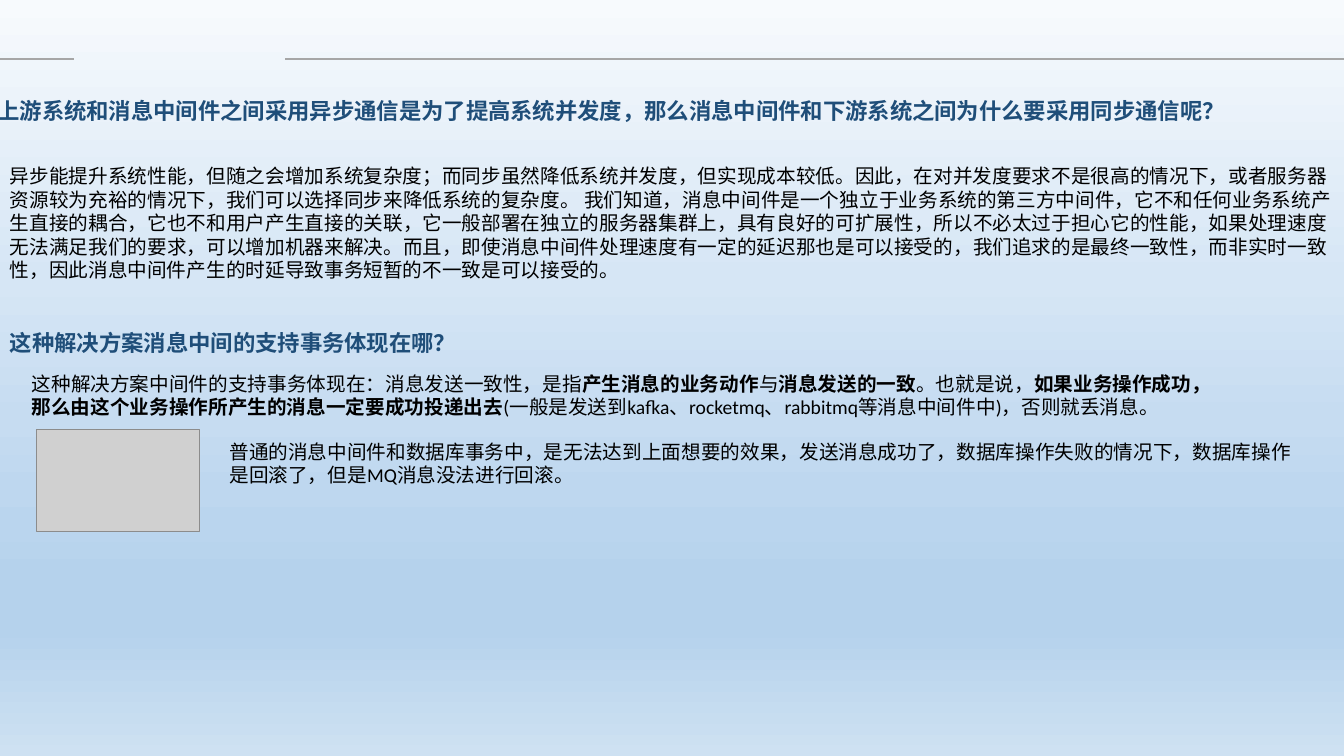
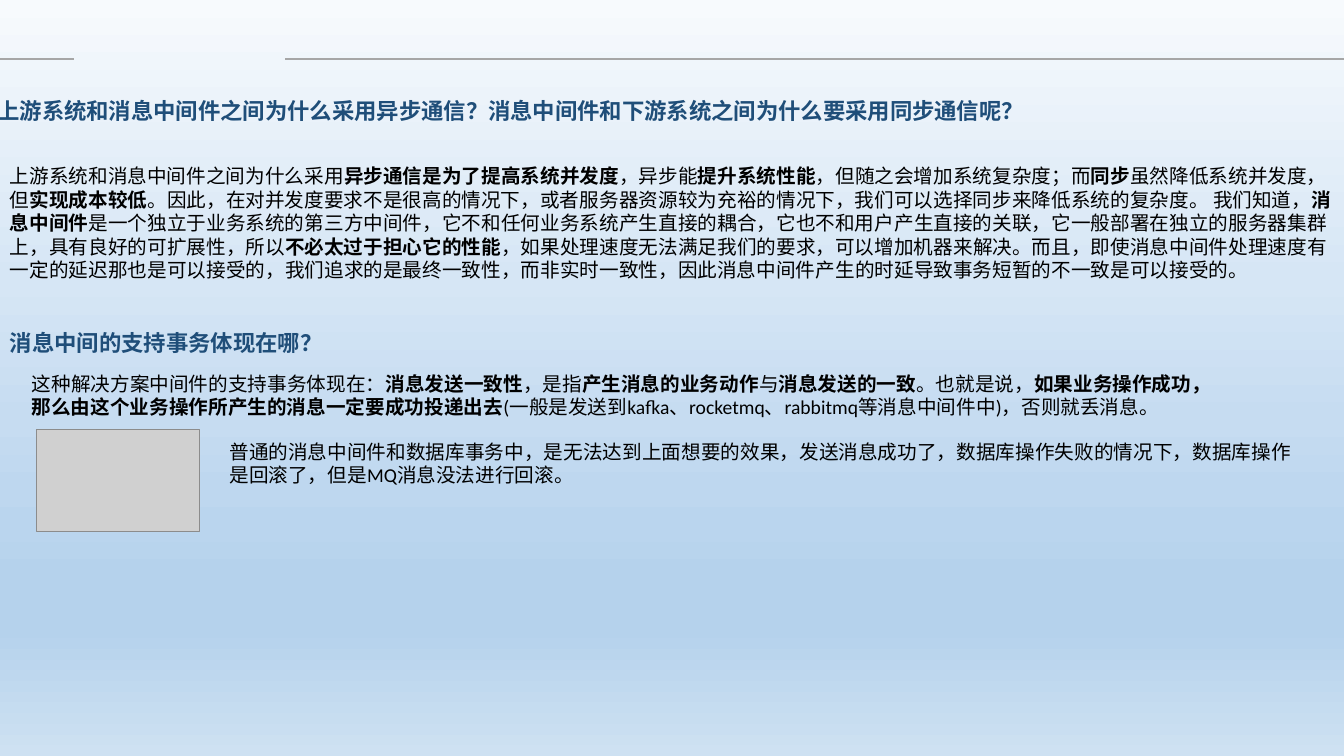
Before and after one commit to Heffie199/zhao_Note, a slide deck: slide 8 of 分布式事务的解决方案 .pptx. Drawn at 1344x756 pixels with LibreOffice and Linux fonts; fonts in the diff are those of the drawing; grey boxes stand for pictures; background and template pictures are left out. Boxes give left, top, right and bottom in pixels: in the first picture for what was removed or moved away, otherwise in the second. Text is boxed around its words. In the diff, an @@ line names an element or a change of style, - is before the commit and + after.

```diff
--- a/分布式事务的解决方案 .pptx
+++ b/分布式事务的解决方案 .pptx
@@ text at (0,100,1024,121): text changed @@
-上游系统和消息中间件之间采用异步通信是为了提高系统并发度，那么消息中间件和下游系统之间为什么要采用同步通信呢？
+上游系统和消息中间件之间为什么采用异步通信？消息中间件和下游系统之间为什么要采用同步通信呢？
@@ text at (10,166,1331,279): text changed @@
-异步能提升系统性能，但随之会增加系统复杂度；而同步虽然降低系统并发度，但实现成本较低。因此，在对并发度要求不是很高的情况下，或者服务器资源较为充裕的情况下，我们可以选择同步来降低系统的复杂度。 我们知道，消息中间件是一个独立于业务系统的第三方中间件，它不和任何业务系统产生直接的耦合，它也不和用户产生直接的关联，它一般部署在独立的服务器集群上，具有良好的可扩展性，所以不必太过于担心它的性能，如果处理速度无法满足我们的要求，可以增加机器来解决。而且，即使消息中间件处理速度有一定的延迟那也是可以接受的，我们追求的是最终一致性，而非实时一致性，因此消息中间件产生的时延导致事务短暂的不一致是可以接受的。
+上游系统和消息中间件之间为什么采用异步通信是为了提高系统并发度，异步能提升系统性能，但随之会增加系统复杂度；而同步虽然降低系统并发度，但实现成本较低。因此，在对并发度要求不是很高的情况下，或者服务器资源较为充裕的情况下，我们可以选择同步来降低系统的复杂度。 我们知道，消息中间件是一个独立于业务系统的第三方中间件，它不和任何业务系统产生直接的耦合，它也不和用户产生直接的关联，它一般部署在独立的服务器集群上，具有良好的可扩展性，所以不必太过于担心它的性能，如果处理速度无法满足我们的要求，可以增加机器来解决。而且，即使消息中间件处理速度有一定的延迟那也是可以接受的，我们追求的是最终一致性，而非实时一致性，因此消息中间件产生的时延导致事务短暂的不一致是可以接受的。
@@ text at (10,332,322,353): text changed @@
-这种解决方案消息中间的支持事务体现在哪？
+消息中间的支持事务体现在哪？
@@ text "这种解决方案中间件的支持事务体现在：消息发送一致性，是指产生消息的业务动作与消息发送的一致。也就是说，如果业务操作成功， ..." at (32,374,1211,417): bold on in "这种解决方案中间件的支持事务体现在：消息发送一致性，是指产生消息的业务动作与消息发送的一致。也就是说，如果业务操作成功， ..." @@
```
Also in this commit, not shown: 4 other slides changed, 1 other file.
